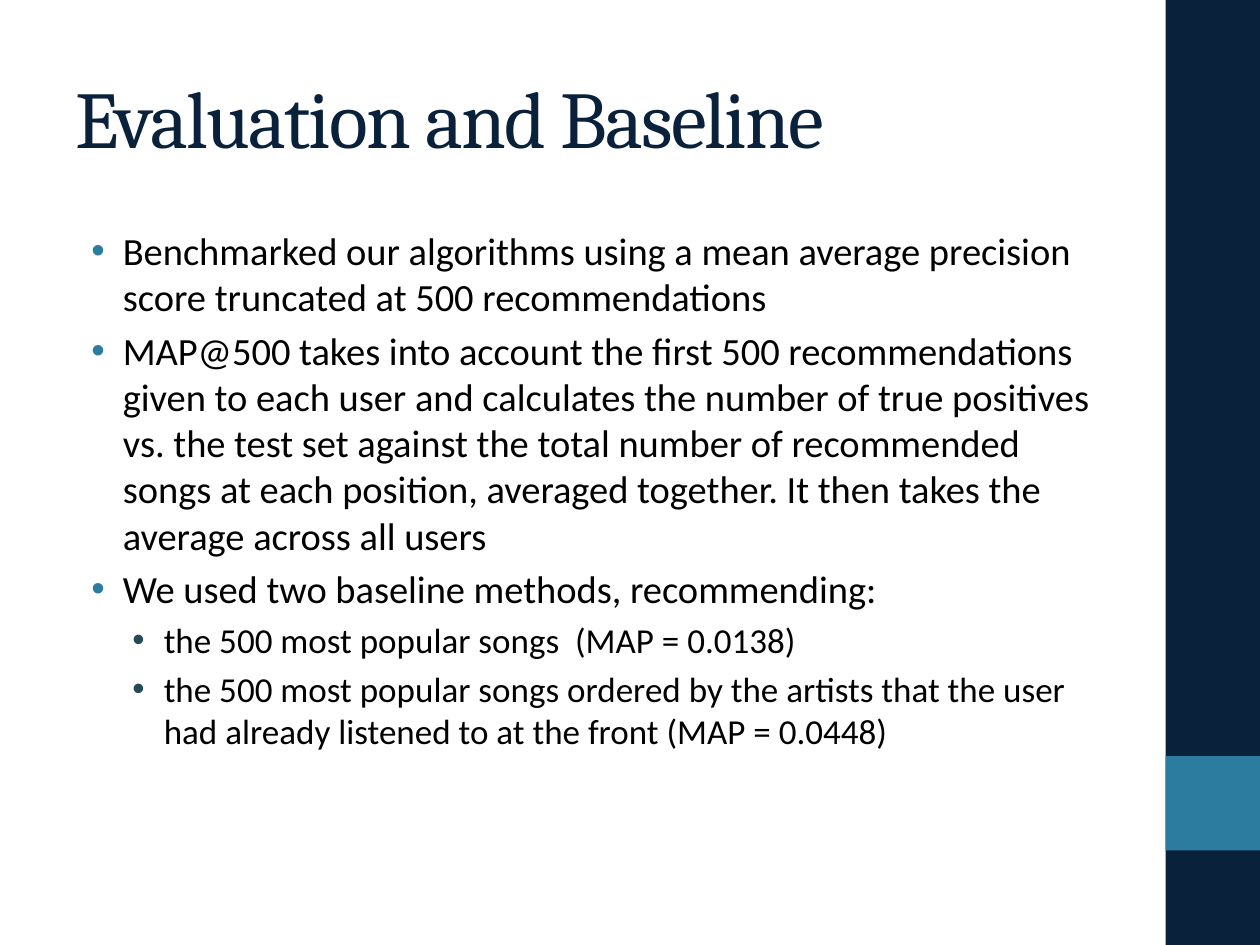
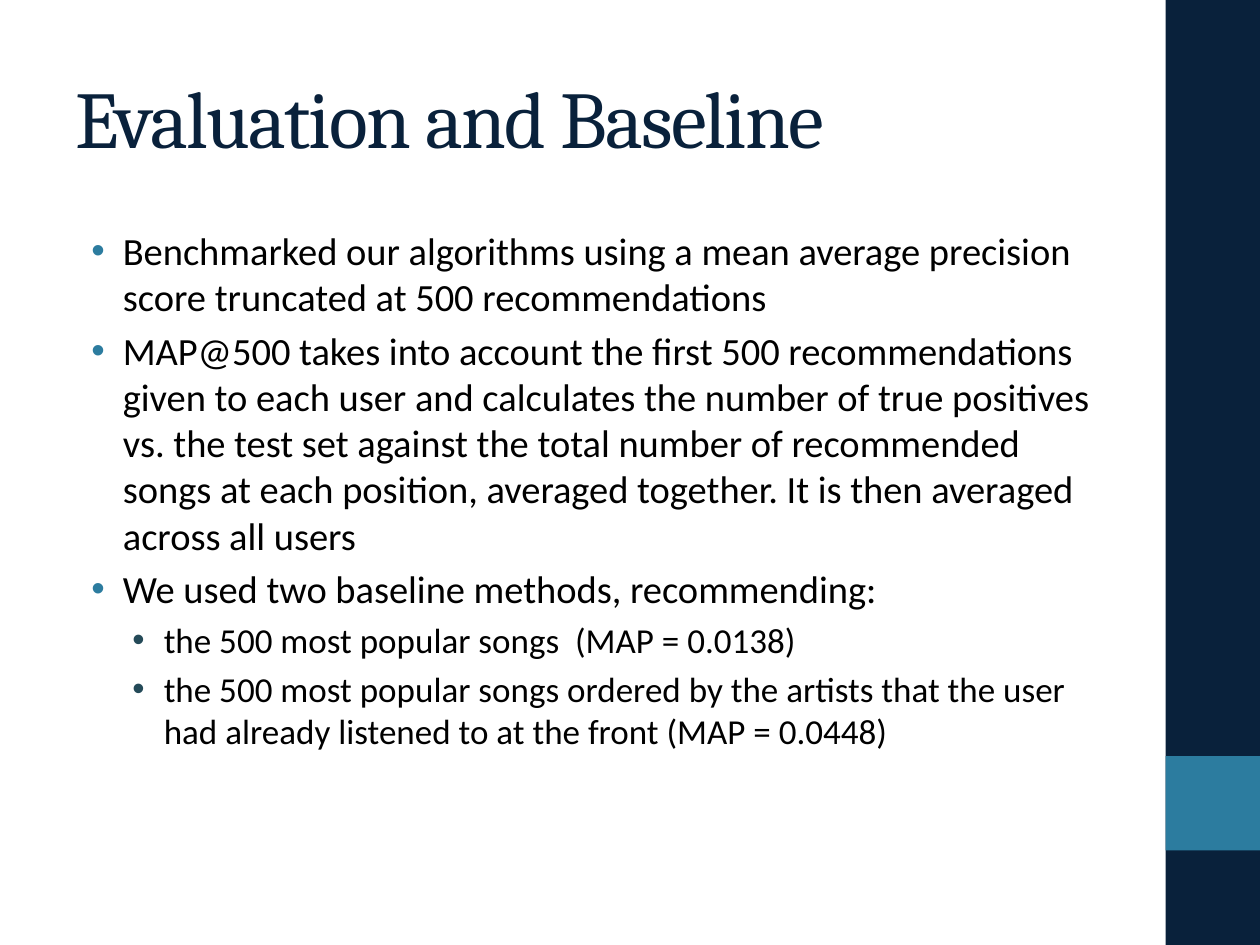
Before and after one commit to eringrand/musicanalysis, a slide deck: slide 4 of presentation/PresentationFinal.pptx. Drawn at 1260x945 pixels with LibreOffice and Linux fonts; fonts in the diff are those of the drawing. Boxes give left, top, right and bottom in pixels: in the first picture for what was removed or moved away, otherwise in the second. Text is boxed around its words. In the diff, an @@ line names an element or a change of style, - is before the commit and + after.

```diff
--- a/presentation/PresentationFinal.pptx
+++ b/presentation/PresentationFinal.pptx
@@ text at box(123, 338, 1089, 551): text changed @@
-• MAP@500 takes into account the first 500 recommendations given to each user and calculates the number of true positives vs. the test set against the total number of recommended songs at each position, averaged together. It then takes the average across all users
+• MAP@500 takes into account the first 500 recommendations given to each user and calculates the number of true positives vs. the test set against the total number of recommended songs at each position, averaged together. It is then averaged across all users
```
Also in this commit, not shown: 2 other slides changed, 1 other file.
